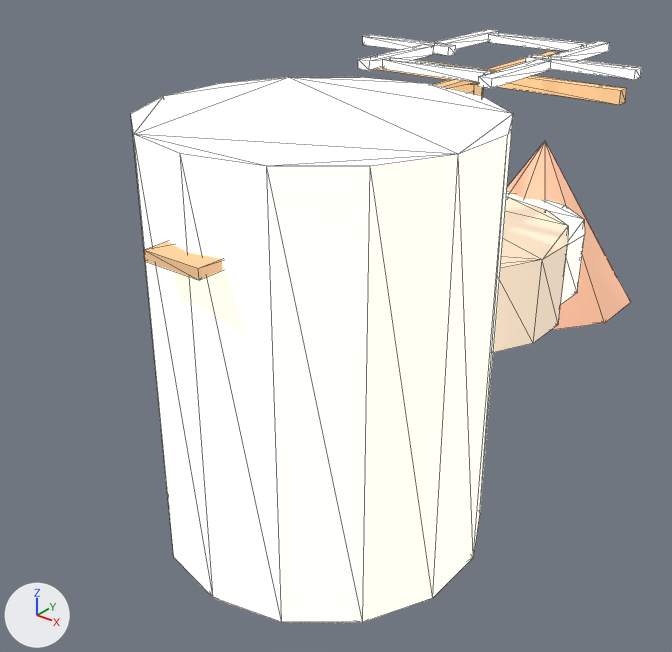
An edit to the glTF model assets/procedural/pretty/windmill.glb, drawn before and after from the same camera.
Before and after are seen from a 50 mm lens placed at (2.17, -1.74, 1.69), pointed at (-0.26, 1.3, -0.19). The lights are fixed; the arrows at lower left show +X, +Y and +Z. The picture after the commit comes second. Mesh edges are drawn as thin lines.

Before the edit, the objects in view are built like this:
```python
ob_door = bpy.data.objects.new('door', me_立方体_053)
ob_door.location = (0.0, 0.45, 0.55)
ob_door.scale = (0.26, 0.65, 0.04)
ob_roof = bpy.data.objects.new('roof', me_锥体_061)
ob_roof.location = (0.0, 2.75, 0.0)
ob_sail_bot_r = bpy.data.objects.new('sail_bot_r', me_立方体_066)
ob_sail_bot_r.location = (0.3, 1.8, 0.95)
ob_sail_bot_r.scale = (0.06, 0.5, 0.04)
ob_shaft = bpy.data.objects.new('shaft', me_柱体_031)
ob_shaft.location = (0.0, 1.95, 0.65)
ob_shaft_x = bpy.data.objects.new('shaft_x', me_立方体_057)
ob_shaft_x.location = (0.0, 2.1, 0.85)
ob_shaft_x.scale = (1.3, 0.06, 0.06)
ob_shaft_y = bpy.data.objects.new('shaft_y', me_立方体_058)
ob_shaft_y.location = (0.0, 2.1, 0.85)
ob_shaft_y.scale = (0.06, 1.3, 0.06)
ob_tower_base = bpy.data.objects.new('tower_base', me_柱体_028)
ob_tower_base.location = (0.0, 0.9, 0.0)
ob_tower_mid = bpy.data.objects.new('tower_mid', me_柱体_029)
ob_tower_mid.location = (0.0, 1.85, 0.0)
ob_tower_top = bpy.data.objects.new('tower_top', me_柱体_030)
ob_tower_top.location = (0.0, 2.15, 0.0)
# also in view: 'sail_4.7124' at (0.0, 1.65, 0.95); 'sail_bot_l' at (-0.3, 1.8, 0.95); 'sail_0.0' at (0.45, 2.1, 0.95); 'sail_3.1416' at (-0.45, 2.1, 0.95)
```
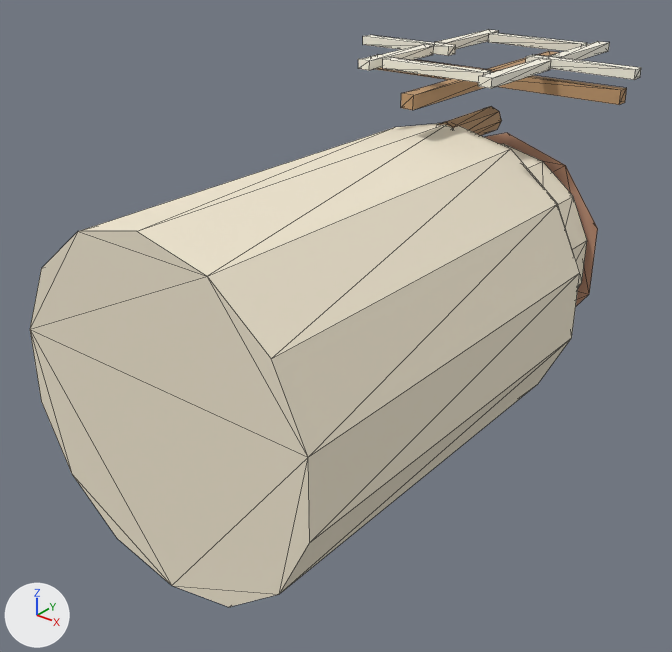
The newer file is also turned or shifted as a whole; pictures and numbers use the older file's frame.

What differs and where, as boxes [x1, y1, x2, y2] in the pictures (672 x 652 px):
'tower_base', surface changed, turned: before [131, 77, 513, 622]; after [30, 123, 580, 607]
'tower_mid', recoloured, surface changed: [493, 197, 568, 353] in both
'roof', recoloured, surface changed, turned: before [507, 141, 631, 330]; after [485, 133, 598, 306]
'tower_top', surface changed, turned (darker): before [506, 192, 585, 304]; after [501, 144, 587, 288]
'shaft_x', recoloured, surface changed (darker): [374, 55, 627, 105] in both
'sail_0.0', recoloured, surface changed: [363, 35, 641, 80] in both
'sail_3.1416', recoloured, surface changed: [363, 35, 641, 80] in both
'sail_bot_l', recoloured, surface changed (darker): [358, 45, 551, 88] in both
'sail_bot_r', recoloured, surface changed (darker): [358, 45, 551, 88] in both
'door', recoloured, surface changed: [144, 241, 223, 280] in both
'shaft_y', recoloured, surface changed: [432, 51, 559, 93] in both
'sail_4.7124', recoloured, surface changed: [383, 57, 491, 82] in both
'sail_top_l', recoloured, surface changed (darker): [435, 30, 609, 60] in both
'sail_top_r', recoloured, surface changed (darker): [435, 30, 609, 60] in both
'shaft', recoloured, surface changed, turned (mostly hidden before): before [469, 83, 484, 96]; after [437, 106, 502, 135]
'sail_1.5708', recoloured, surface changed: [488, 33, 587, 51] in both

The change, as a list of edits to the scene's bpy script:
```text
Change mat_mill_stone:
    remove mat_mill_stone.emission_strength = 1.0
Change mat_mill_stone_dark:
    remove mat_mill_stone_dark.emission_color = (0.55, 0.45, 0.35)  # beige #c4b3a0
    remove mat_mill_stone_dark.emission_strength = 1.0
Change mat_mill_roof:
    remove mat_mill_roof.emission_color = (0.55, 0.3, 0.2)  # brown #c4957c
    remove mat_mill_roof.emission_strength = 1.0
Change mat_mill_wood:
    remove mat_mill_wood.emission_color = (0.45, 0.28, 0.15)  # brown #b3906c
    remove mat_mill_wood.emission_strength = 1.0
Change mat_mill_sail_frame:
    remove mat_mill_sail_frame.emission_color = (0.5, 0.3, 0.15)  # brown #bc956c
    remove mat_mill_sail_frame.emission_strength = 1.0
Change mat_mill_sail:
    remove mat_mill_sail.emission_color = (0.95, 0.92, 0.8)  # white #f9f6e7
    remove mat_mill_sail.emission_strength = 1.0
Change ob_tower_base:
    ob_tower_base.rotation_euler: (0.0, 0.0, 0.0) -> (1.571, 0.0, 3.142)  # degrees (0, 0, 0) -> degrees (90, 0, 180)
Change ob_tower_top:
    ob_tower_top.rotation_euler: (0.0, 0.0, 0.0) -> (1.571, 0.0, 3.142)  # degrees (0, 0, 0) -> degrees (90, 0, 180)
Change ob_roof:
    ob_roof.rotation_euler: (0.0, 0.0, 0.0) -> (1.571, 0.0, 3.142)  # degrees (0, 0, 0) -> degrees (90, 0, 180)
Change ob_shaft:
    ob_shaft.rotation_euler: (0.0, 0.0, 0.0) -> (1.571, 0.0, 3.142)  # degrees (0, 0, 0) -> degrees (90, 0, 180)
```
